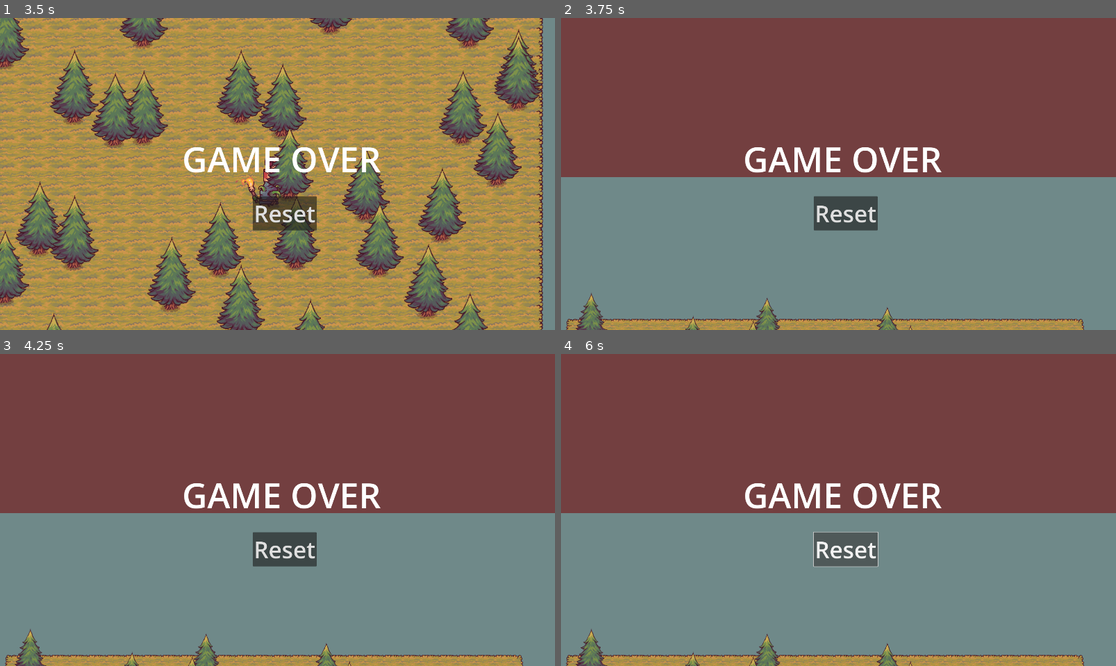
Above: before the commit, frames 1-4 (two rows, left to right).
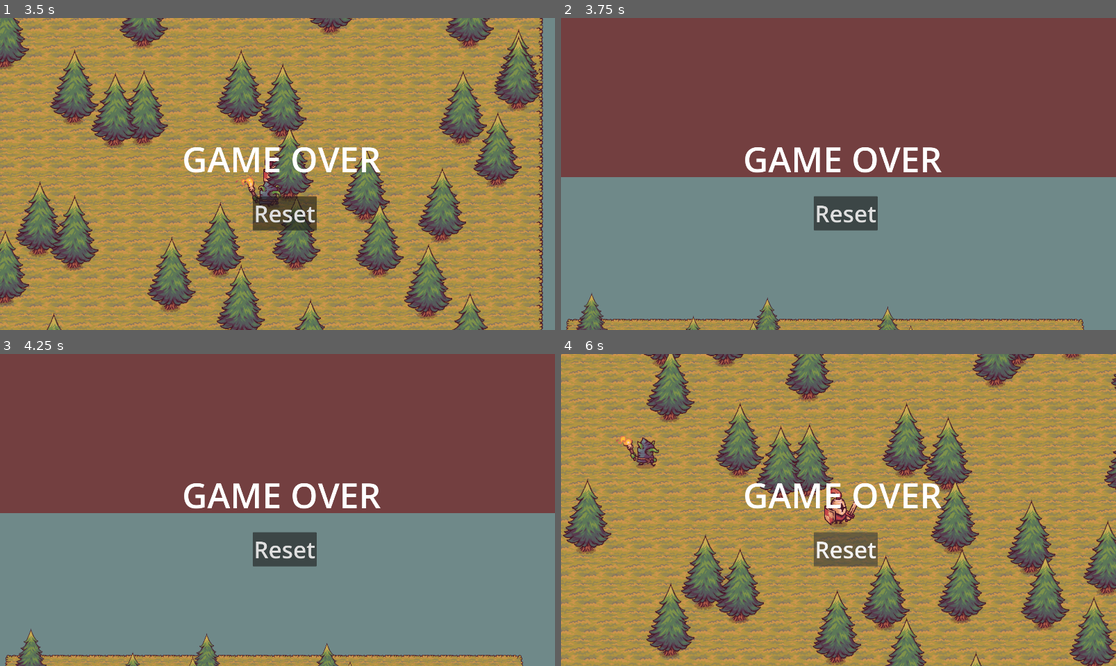
Above: after the commit, the same moments.

Repository: darkicestormteam/Fgame
Game: Godot game, scene res://scenes/game.tscn
Two runs of this game, one before a commit and one after it. Both use one fixed random seed, a clock stepped at 60 frames per second and the inputs below.
Inputs (mouse positions are in pixels of both pictures, inside the frame that each line leads up to):
- Up to frame 1 (3.5 s): hold D (move_right) 0.53-1.28 s; hold S (move_down) 1.28-2.03 s; hold D (move_right) 2.03-2.78 s; hold W (move_up) from 2.78 s (still down)
- Up to frame 2 (3.75 s): release W (move_up) at 3.53 s; hold A (move_left) from 3.53 s (still down)
- Up to frame 3 (4.25 s): keep holding A (move_left)
- Up to frame 4 (6 s): release A (move_left) at 5.03 s; hold S (move_down) 5.03-5.75 s; click (844, 550) at 5.75 s, where only the run after the commit has a clickable "Reset"

Frame 1 is identical in both runs. In frame 2, 0.3% of the frame differs, in the area x 2-64%, y 88-100%; in frame 3, 0.4%; in frame 4, 97%, in the area x 0-100%, y 0-100%.

Commit message:
Title: Update KillZone script to remove Player only on contact
Key features implemented:
- Modified script/kill_zone.gd to simplify Player removal logic
- Removed pause functionality when Player enters kill zone
- Removed GameOver scene interaction and visibility control
- Kept original GameOver scene unchanged as requested
- Maintained basic collision detection for Player removal

The script now only removes the Player node when an enemy touches them without affecting game state or scene visibility. All previous pause and game over interactions have been eliminated while preserving the core kill zone functionality.

Diff:
--- a/script/kill_zone.gd
+++ b/script/kill_zone.gd
@@ -4,7 +4,3 @@
 func _on_body_entered(body: Node2D) -> void:
 	if body.name == "Player":
 		body.queue_free()
-		get_tree().paused = true
-		var game_over_node = get_tree().current_scene.get_node("GameOver")
-		if game_over_node:
-			game_over_node.visible = true
